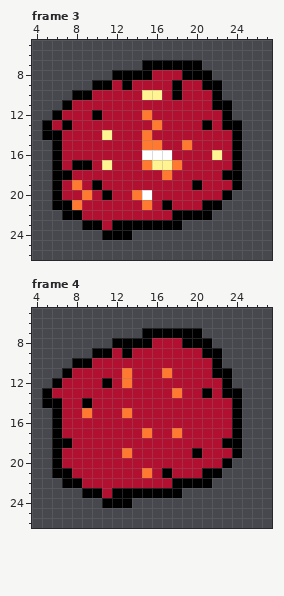
A pixel-art file gets an edit: Assets/Sprites/meteor.ase. That is the earlier state.
32x32 pixels, 6 frames. Shown: frame 3: x 4..27, y 5..26; frame 4: x 4..27, y 5..26. The commit also changed other frames, which this record leaves out.
Once edited:
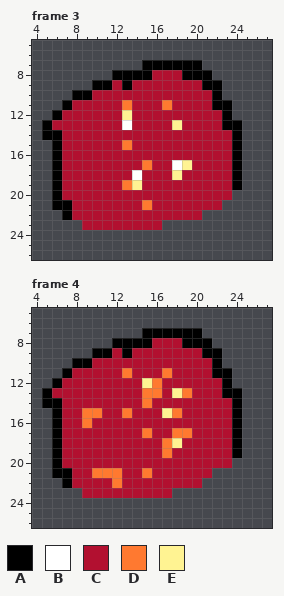
Palette (. is transparent): A #000000  B #ffffff  C #b21030  D #ff7930  E #fff392
The exact change:
Frame 3:
Colour C gives way to colour B in row 13 at x 13; in row 18 at x 14.
Colour D gives way to colour B in row 17 at x 18.
Colour A gives way to colour C in rows 9 to 10 at x 18; in row 12 at x 10; in row 13 at x 7 and 21; in row 17 at x 8 to 9; in row 18 at x 7 and 23; in row 19 at x 10 and 20.
Colour A gives way to colour C in row 20 at x 11 and 23; in row 21 at x 17 and 21 to 22; in row 22 at x 8 and 18 to 20; in row 23 at x 9 to 10 and 12 to 16.
Colour B gives way to colour C in row 16 at x 15 to 17; in row 20 at x 15.
Colour D gives way to colour C in row 12 at x 15; in row 13 at x 16; in row 14 at x 15; in row 15 at x 15 to 16 and 19; in row 18 at x 17; in row 19 at x 8.
Colour D gives way to colour C in row 20 at x 9 and 14; in row 21 at x 8.
Colour E gives way to colour C in row 10 at x 15 to 16; in row 14 at x 11; in row 16 at x 22; in row 17 at x 11 and 16 to 17.
Colour C gives way to colour D in row 11 at x 13 and 17; in row 15 at x 13; in row 19 at x 13.
Colour C gives way to colour E in row 12 at x 13; in row 13 at x 18; in row 17 at x 19; in row 18 at x 18; in row 19 at x 14.
The edit erases colour A in row 22 at x 21; in row 23 at x 17 to 18; in row 24 at x 11 to 13.
Frame 4:
Colour A gives way to colour C in row 12 at x 11; in row 13 at x 21; in row 14 at x 9; in row 18 at x 7 and 23; in row 19 at x 20; in row 20 at x 23.
Colour A gives way to colour C in row 21 at x 17 and 21; in row 22 at x 8 and 18 to 20; in row 23 at x 9 to 10 and 12 to 17.
Colour D gives way to colour C in row 12 at x 13; in row 19 at x 13.
Colour C gives way to colour D in row 12 at x 16; in row 13 at x 15 to 16 and 19; in row 14 at x 15; in row 15 at x 10 and 18; in row 16 at x 9; in row 17 at x 19.
Colour C gives way to colour D in rows 18 to 19 at x 17; in row 21 at x 10 to 12; in row 22 at x 12.
Colour C gives way to colour E in row 12 at x 15; in row 15 at x 17; in row 18 at x 18.
Colour D gives way to colour E in row 13 at x 18.
The edit erases colour A in row 21 at x 22; in row 22 at x 21; in row 23 at x 18; in row 24 at x 11 to 13.
